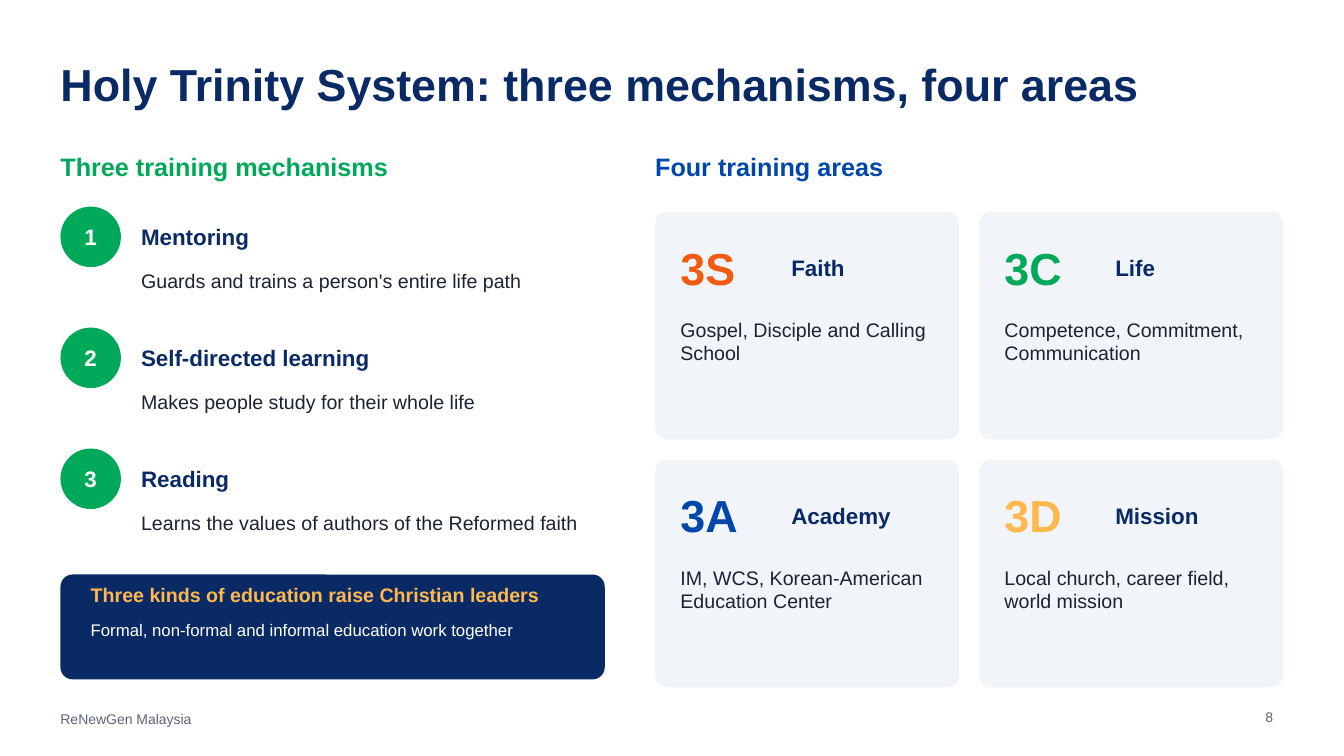
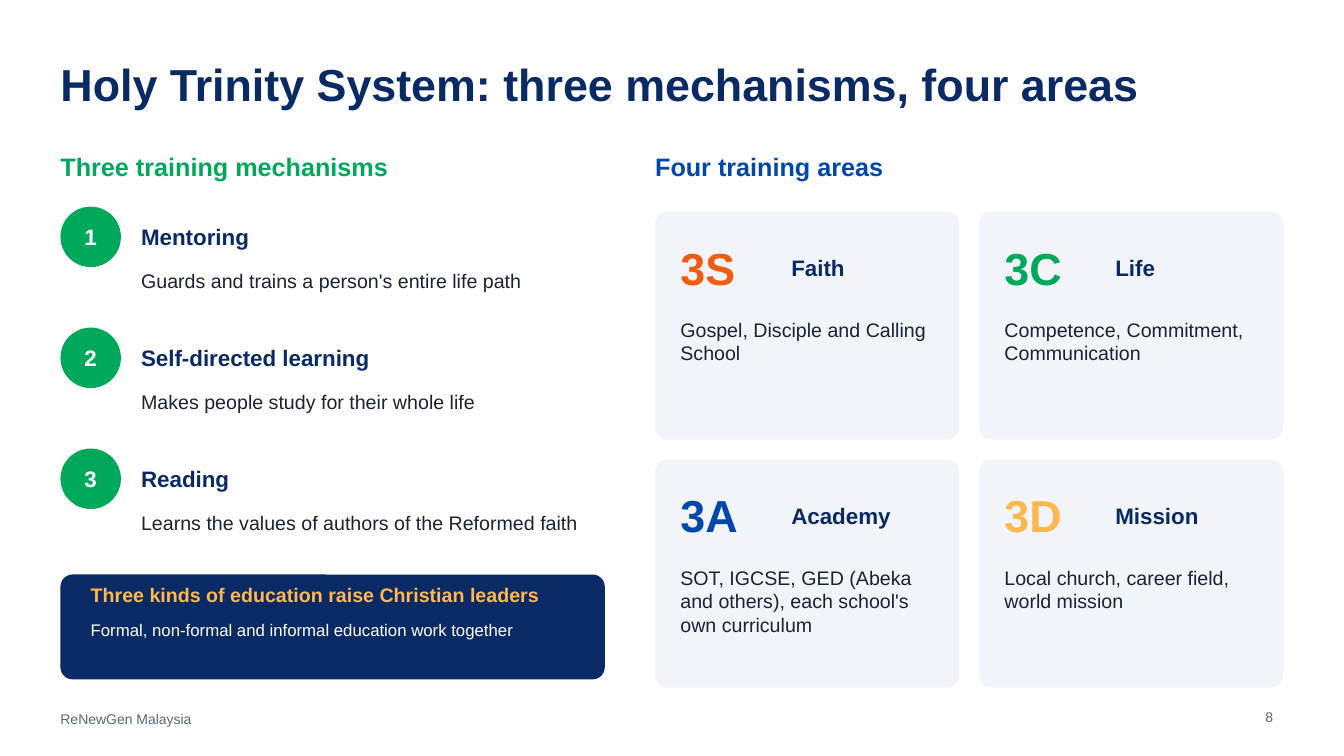
Before and after one commit to ChampionJohan/Johan, a slide deck: slide 8 of renewgen-malaysia/ReNewGen_Malaysia_EN.pptx. Drawn at 1344x756 pixels with LibreOffice and Linux fonts; fonts in the diff are those of the drawing. Boxes give left, top, right and bottom in pixels: in the first picture for what was removed or moved away, otherwise in the second. Text is boxed around its words. In the diff, an @@ line names an element or a change of style, - is before the commit and + after.

```diff
--- a/renewgen-malaysia/ReNewGen_Malaysia_EN.pptx
+++ b/renewgen-malaysia/ReNewGen_Malaysia_EN.pptx
@@ text at box(680, 570, 911, 632): text changed @@
-IM, WCS, Korean-American Education Center
+SOT, IGCSE, GED (Abeka and others), each school's own curriculum
```
Also in this commit, not shown: 4 other slides changed, 9 other files.
